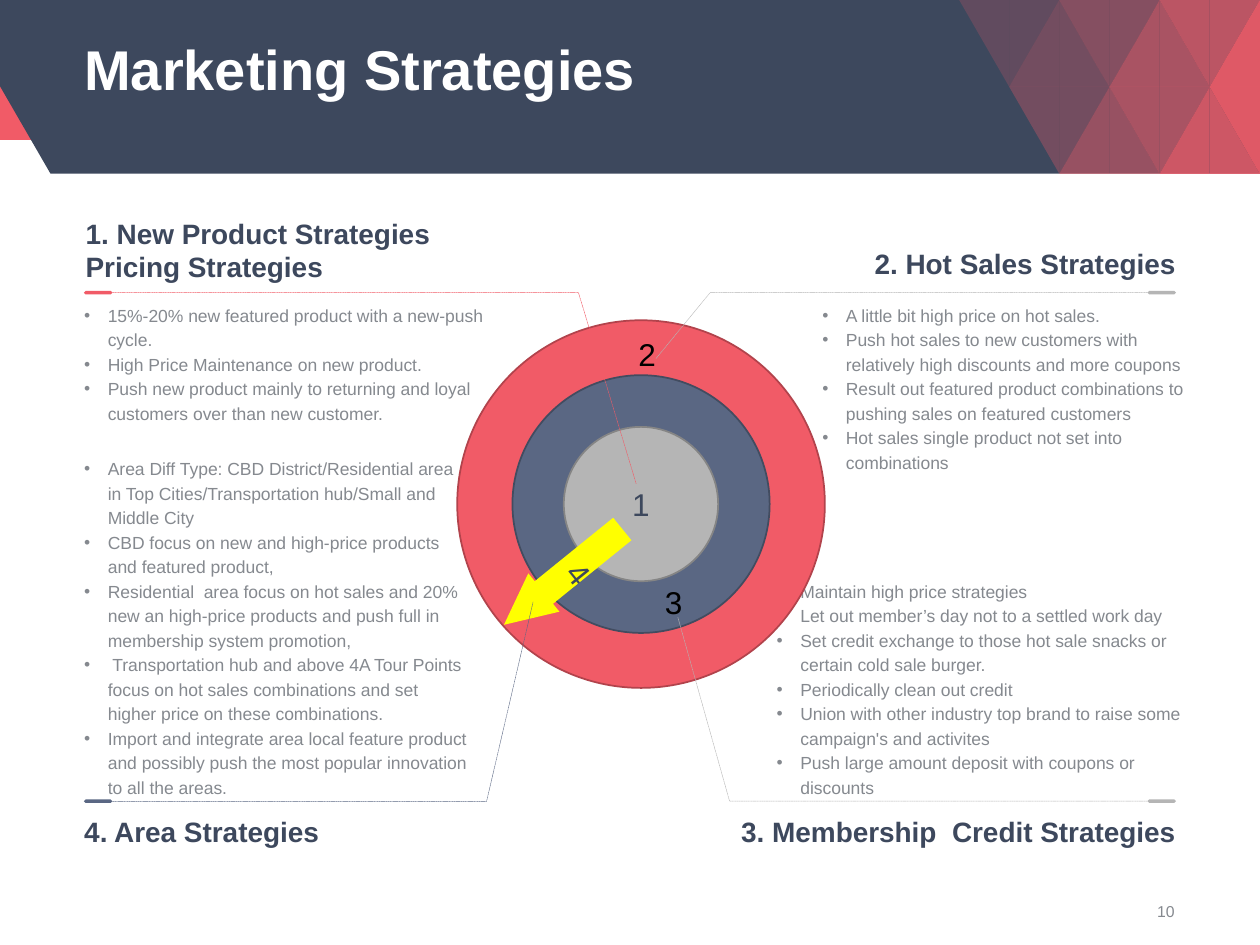
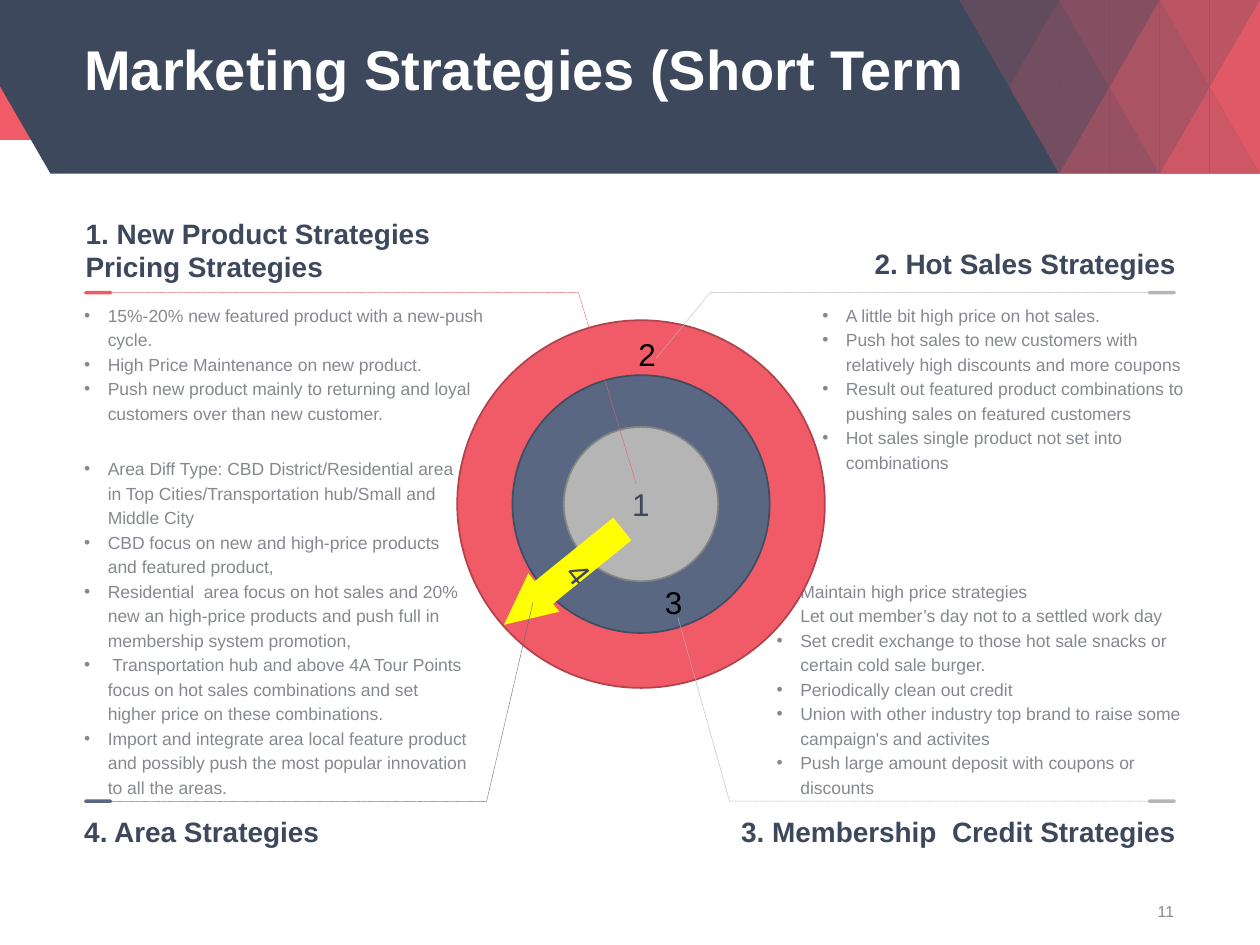
Before and after one commit to davidjacksonluther/impacttest, a slide deck: slide 11 of View/Company/McDonalds/Competitor Analysis.pptx (slide 10 before the commit). Drawn at 1260x945 pixels with LibreOffice and Linux fonts; fonts in the diff are those of the drawing; background and template pictures are left out. Boxes give left, top, right and bottom in pixels: in the first picture for what was removed or moved away, otherwise in the second. Text is boxed around its words. In the diff, an @@ line names an element or a change of style, - is before the commit and + after.

```diff
--- a/View/Company/McDonalds/Competitor Analysis.pptx
+++ b/View/Company/McDonalds/Competitor Analysis.pptx
@@ title at bbox=[84, 49, 964, 101]: text changed @@
-Marketing Strategies
+Marketing Strategies (Short Term
@@ page number at bbox=[1158, 906, 1174, 917]: text changed @@
-10
+11
```
Also in this commit, not shown: 12 other slides changed, 3 slides added, 2 other files.
